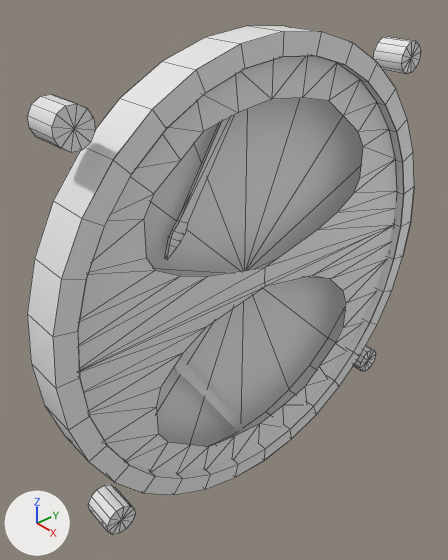
Two versions of the Blender file dev/oil.blend, one commit apart.
Camera for both pictures: a 50 mm lens placed at (-0.1026, 0.1245, -0.407), pointed at (-0.1724, 0.1856, -0.4599). Arrows for +X, +Y and +Z are at lower left; the lights stay in place. Mesh edges are drawn as thin lines on the coarser meshes. Materials are left out; every surface is plain grey.

The older version as bpy lines, for what is in view:
```python
me_mesh = bpy.data.meshes.new('Mesh')
me_mesh.from_pydata(...)  # 17 vertices, 16 faces; spans x -0.1721, y -0.4981..-0.4223, z -0.2279..-0.1522
me_mesh.polygons.foreach_set('use_smooth', [True] * 16)
me_mesh.materials.append(mat_ac3dmat1)
me_mesh_008 = bpy.data.meshes.new('Mesh.008')
me_mesh_008.from_pydata(...)  # 86 vertices, 23 faces; spans x -0.1708..-0.1701, y -0.4505..-0.4216, z -0.1914..-0.1724
me_mesh_008.polygons.foreach_set('use_smooth', [True] * 23)
me_mesh_008.materials.append(mat_red)
me_mesh_009 = bpy.data.meshes.new('Mesh.009')
me_mesh_009.from_pydata(...)  # 86 vertices, 23 faces; spans x -0.1708..-0.1701, y -0.4976..-0.4687, z -0.1916..-0.1726
me_mesh_009.polygons.foreach_set('use_smooth', [True] * 23)
me_mesh_009.materials.append(mat_red)
ob_face = bpy.data.objects.new('Face', me_mesh)
ob_face.location = (0.0, 0.0, 0.0)
ob_face.rotation_euler = (1.571, 0.0, 0.0)  # degrees (90, 0, 0)
ob_face.show_transparent = True
ob_needle1 = bpy.data.objects.new('Needle1', me_mesh_008)
ob_needle1.location = (0.0, 0.0, 0.0)
ob_needle1.rotation_euler = (1.571, 0.0, 0.0)  # degrees (90, 0, 0)
ob_needle1.show_transparent = True
ob_needle2 = bpy.data.objects.new('Needle2', me_mesh_009)
ob_needle2.location = (0.0, 0.0, 0.0)
ob_needle2.rotation_euler = (1.571, 0.0, 0.0)  # degrees (90, 0, 0)
ob_needle2.show_transparent = True
# also in view: 'screws' at (-0.1689, 0.1903, -0.4596); 'Face2bottom' at (-0.1669, 0.19, -0.4787); 'bezeloutside' at (-0.1687, 0.19, -0.4598); 'bezelinside' at (-0.1687, 0.19, -0.4599); 'Face2top' at (-0.1669, 0.19, -0.4415)
```
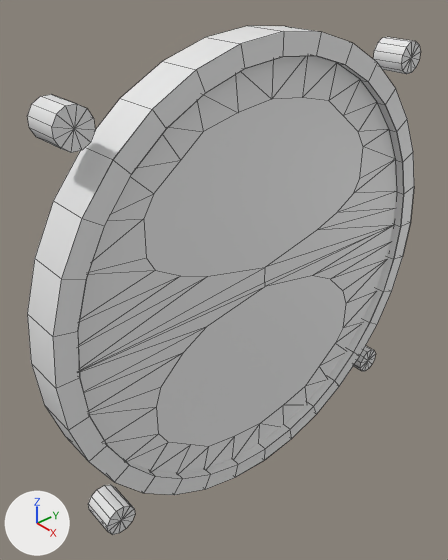
What changed in the scene script:
```text
Add me_mesh_007:
    me_mesh_007.from_pydata(...)  # 40 vertices, 2 faces; spans x -0.1669, y -0.4915..-0.429, z -0.2135..-0.1665
    me_mesh_007.polygons.foreach_set('use_smooth', [True] * 2)
Add ob_glass:
    ob_glass = bpy.data.objects.new('glass', me_mesh_007)
    ob_glass.location = (0.0, 0.0, 0.0)
    ob_glass.rotation_euler = (1.571, 0.0, 0.0)  # degrees (90, 0, 0)
    ob_glass.show_transparent = True
```

Boxes [x1, y1, x2, y2] around the edits, measured in the pictures (448 x 560 px):
'glass', added
    after: [144, 98, 363, 447]
'Face', unchanged, covered by the edit
    before: [144, 98, 363, 447]
'Needle1', unchanged, covered by the edit
    before: [165, 115, 234, 259]
